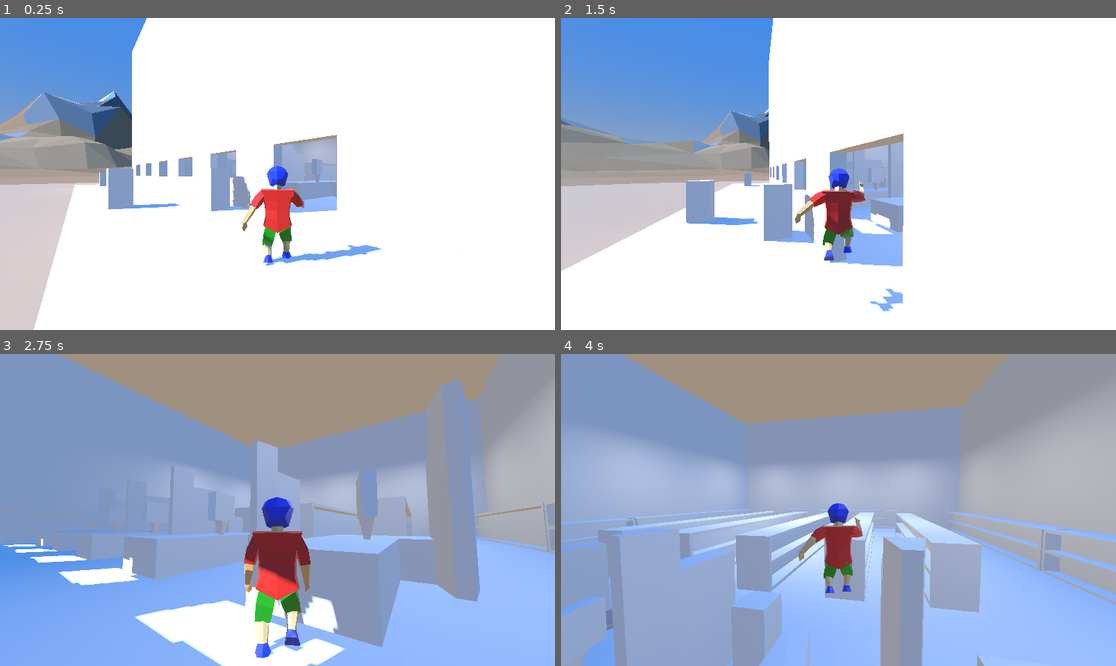
Above: before the commit, frames 1-4 (two rows, left to right).
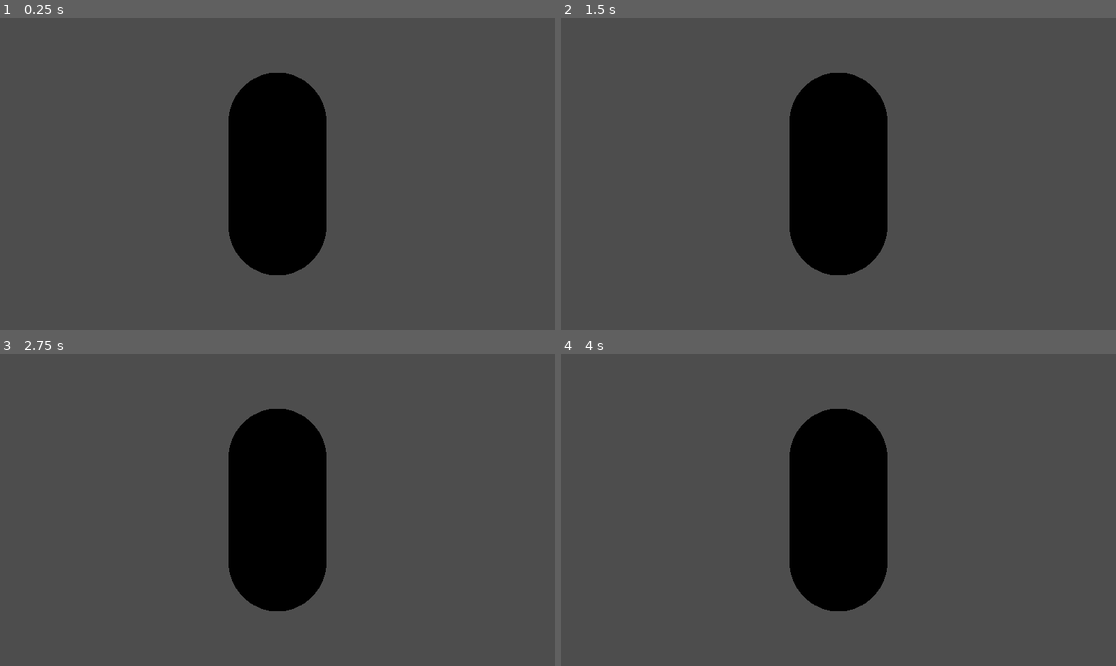
Above: after the commit, the same moments.

Repository: Fletchlock/grocery_getter
Game: Godot game, scene res://scenes/main/Main.tscn
Two runs of this game, one before a commit and one after it. Both use one fixed random seed, a clock stepped at 60 frames per second and the inputs below. Before the commit the project starts from res://scenes/third_person_level.tscn.
Inputs (mouse positions are in pixels of both pictures, inside the frame that each line leads up to):
- Up to frame 1 (0.25 s): no input
- Up to frame 2 (1.5 s): move the mouse to (866, 174) at 0.52 s; press the mouse at (866, 174) at 0.53 s; hold W (up) from 0.53 s (still down); tap Space (jump) at 0.77 s; move the mouse to (810, 174) at 1.27 s; release the mouse at (810, 174) at 1.28 s; click (810, 174) at 1.35 s
- Up to frame 3 (2.75 s): keep holding W (up); tap Space (jump) at 1.52 s; move the mouse to (288, 503) at 2.02 s; press the mouse at (288, 503) at 2.03 s
- Up to frame 4 (4 s): keep holding W (up); move the mouse to (832, 516) at 2.77 s; release the mouse at (832, 516) at 2.78 s; click (832, 516) at 2.85 s; tap Space (jump) at 3.02, 3.77 s; move the mouse to (877, 513) at 3.52 s; press the mouse at (877, 513) at 3.53 s

The runs differ from the first frame. In frame 1, 99% of the frame differs, in the area x 0-100%, y 0-100%; in frame 2, 100%; in frame 3, 100%; in frame 4, 100%.

Commit message:
Add level manager and level loading

Diff:
--- a/project.godot
+++ b/project.godot
@@ -11,10 +11,14 @@
 [application]
 
 config/name="Third Person"
-run/main_scene="uid://gcp374r23hjn"
+run/main_scene="uid://nj656xy5mg30"
 config/use_hidden_project_data_directory=false
 config/features=PackedStringArray("4.7", "Forward Plus")
 config/icon="res://assets/materials/icon.svg"
+
+[autoload]
+
+LevelManager="*uid://de4lom6ucbx61"
 
 [display]
 
--- /dev/null
+++ b/scenes/levels/TestLevel.tscn
@@ -0,0 +1,11 @@
+[gd_scene format=3 uid="uid://bddqb6qmbmq4j"]
+
+[sub_resource type="CapsuleMesh" id="CapsuleMesh_6aigx"]
+
+[node name="TestLevel" type="Node" unique_id=1443460109]
+
+[node name="MeshInstance3D" type="MeshInstance3D" parent="." unique_id=140733793]
+mesh = SubResource("CapsuleMesh_6aigx")
+
+[node name="Camera3D" type="Camera3D" parent="MeshInstance3D" unique_id=22182110]
+transform = Transform3D(1, 0, 0, 0, 1, 0, 0, 0, 1, 0, 0, 2.1199005)
--- a/scenes/main/Main.tscn
+++ b/scenes/main/Main.tscn
@@ -1,6 +1,9 @@
 [gd_scene format=3 uid="uid://nj656xy5mg30"]
 
+[ext_resource type="Script" uid="uid://j3sysojbbku3" path="res://scenes/main/main.gd" id="1_u1xfj"]
+
 [node name="Main" type="Node" unique_id=647332152]
+script = ExtResource("1_u1xfj")
 
 [node name="Game" type="Node3D" parent="." unique_id=86232302]
 
--- /dev/null
+++ b/scenes/main/main.gd
@@ -0,0 +1,4 @@
+extends Node
+
+func _ready() -> void:
+	LevelManager.load_level("res://scenes/levels/TestLevel.tscn")
--- /dev/null
+++ b/scripts/managers/level_manager.gd
@@ -0,0 +1,22 @@
+extends Node
+
+var current_level: Node = null
+
+
+func load_level(level_path: String) -> void:
+	if current_level:
+		current_level.queue_free()
+		current_level = null
+
+	var level_scene := load(level_path) as PackedScene
+
+	if level_scene == null:
+		push_error("Could not load level: " + level_path)
+		return
+
+	current_level = level_scene.instantiate()
+
+	var main := get_tree().current_scene
+	var game := main.get_node("Game")
+
+	game.add_child(current_level)
Not shown, added: scenes/main/main.gd.uid
Not shown, added: scripts/managers/level_manager.gd.uid
